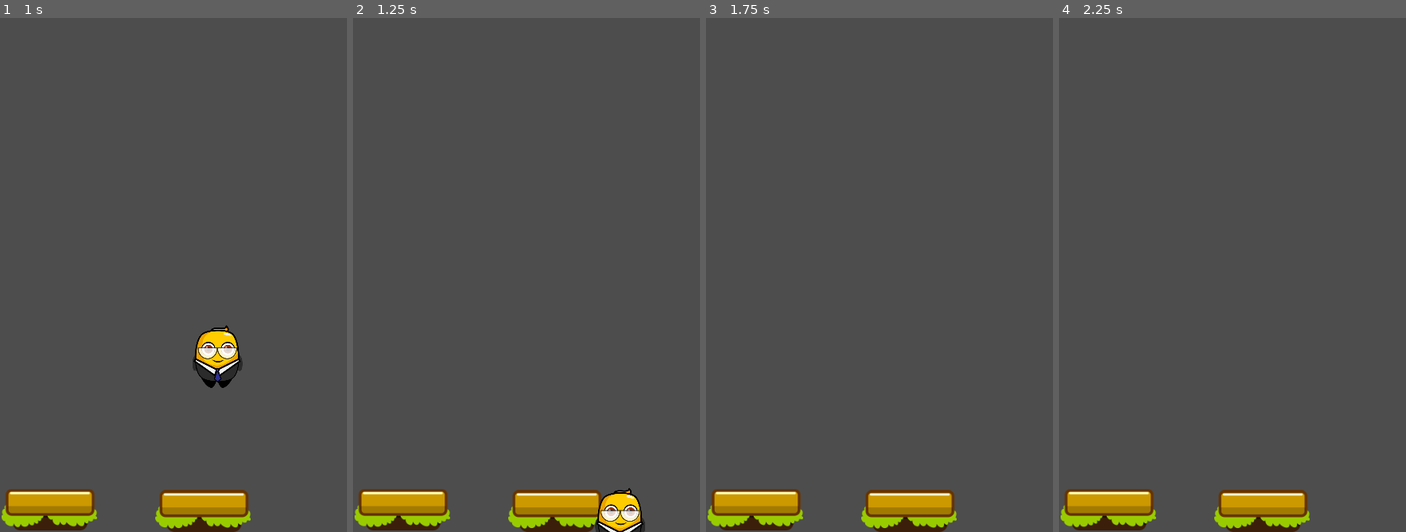
Above: before the commit, frames 1-4 (left to right).
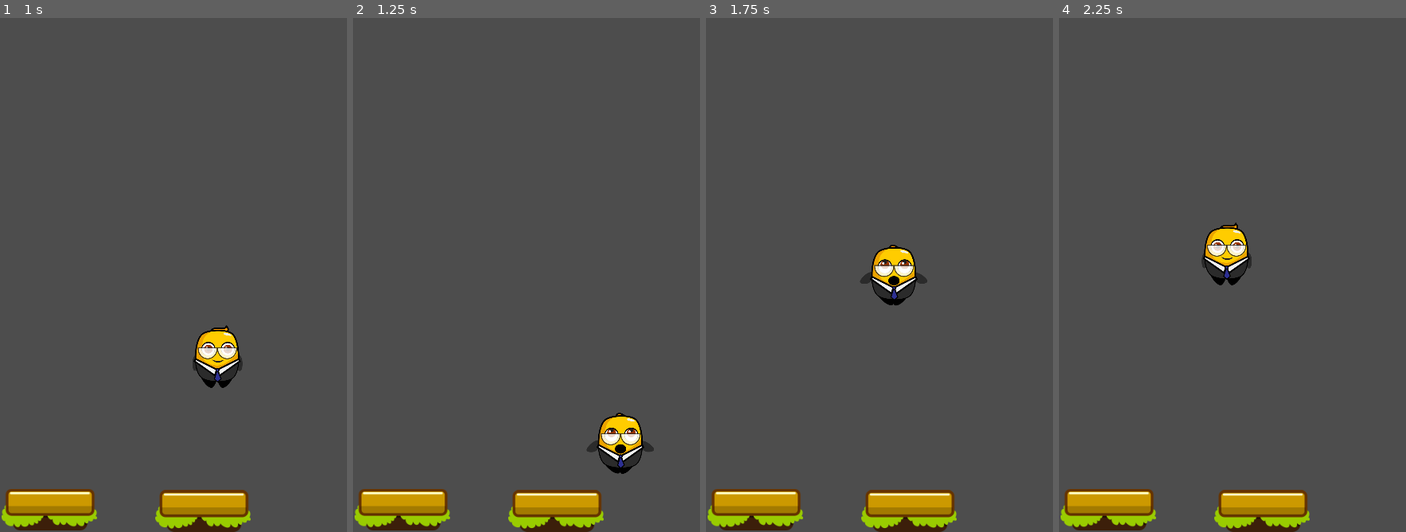
Above: after the commit, the same moments.

Repository: Nhanth123/jumper-mobile
Game: Godot game, scene res://scenes/game.tscn
Same seed, same stepped clock (60 frames per second), same inputs: the game is played once before the commit and once after it.
Inputs:
- Up to frame 1 (1 s): hold D (move_right) from 0.53 s (still down)
- Up to frame 2 (1.25 s): keep holding D (move_right)
- Up to frame 3 (1.75 s): release D (move_right) at 1.28 s; hold A (move_left) from 1.28 s (still down)
- Up to frame 4 (2.25 s): release A (move_left) at 2.03 s; hold D (move_right) from 2.03 s (still down)

Frame 1 is identical in both runs. In frame 2, 2.3% of the frame differs, in the area x 67-87%, y 76-100%; in frame 3, 1.3%; in frame 4, 1.3%.

Commit message:
Feature: Implement player's jump and animation

Diff:
--- a/scripts/platform.gd
+++ b/scripts/platform.gd
@@ -3,4 +3,5 @@
 
 func _on_body_entered(body):
 	if body is Player:
-		print("body enter the platform")
+		if body.velocity.y > 0:
+			body.jump()
--- a/scripts/player.gd
+++ b/scripts/player.gd
@@ -1,13 +1,25 @@
 extends CharacterBody2D
 class_name Player
+
+@onready var animator = $AnimationPlayer
 
 var speed = 300.0
 var viewport_size
 var gravity = 15.0
 var max_fall_velocity = 1000.0
+var jump_velocity = -800
+var margin = 20
 
 func _ready():
 	viewport_size = get_viewport_rect().size
+
+func _process(delta):
+	if velocity.y > 0:
+		if animator.current_animation != "fall":
+			animator.play("fall")
+	elif velocity.y < 0:
+		if animator.current_animation != "jump":
+			animator.play("jump")
 
 func _physics_process(delta):
 	velocity.y += gravity
@@ -22,8 +34,10 @@
 
 	move_and_slide()
 
-	var margin = 20
 	if global_position.x > viewport_size.x + margin:
 		global_position.x = -margin
 	if global_position.x < -margin:
 		global_position.x = viewport_size.x + margin
+
+func jump():
+	velocity.y = jump_velocity
